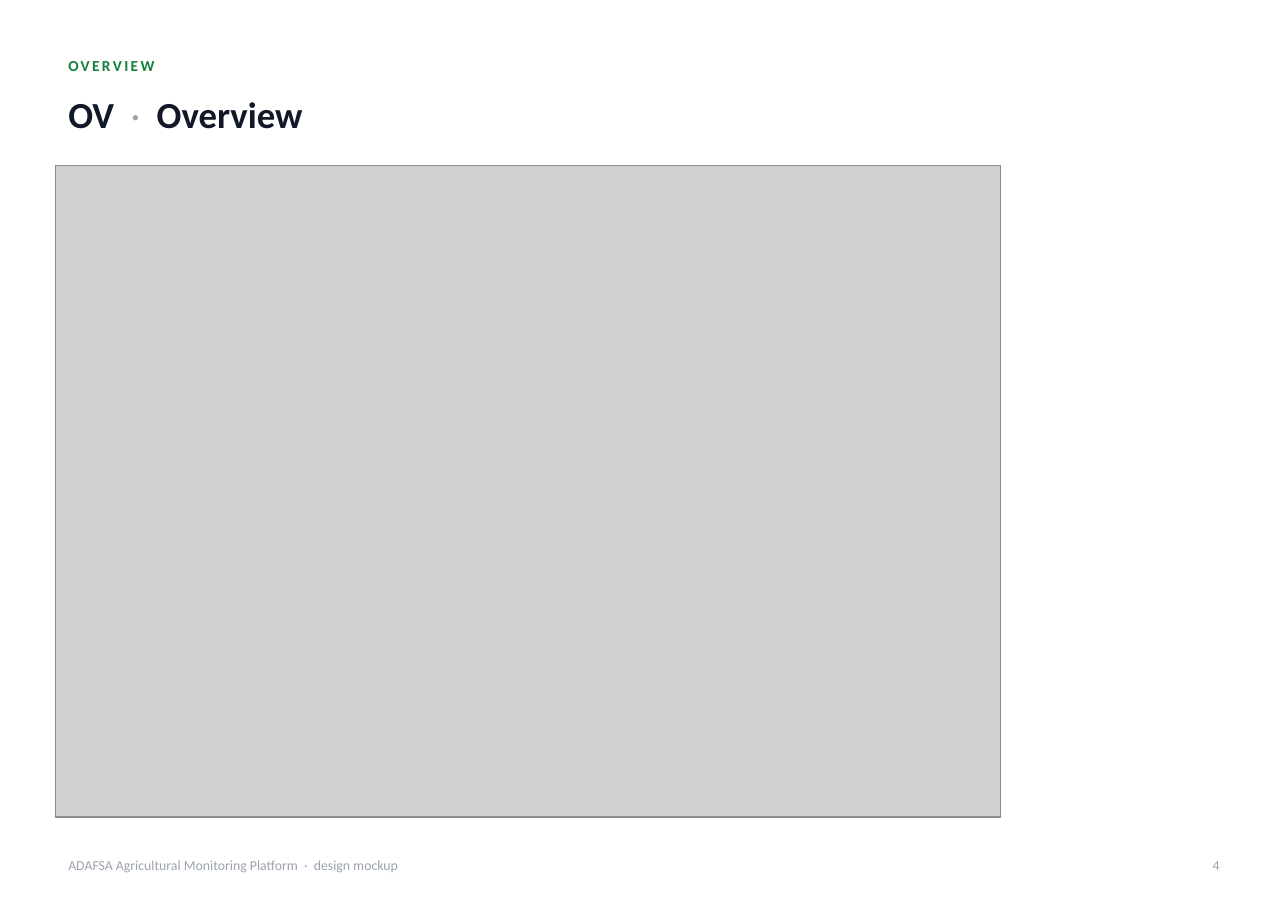
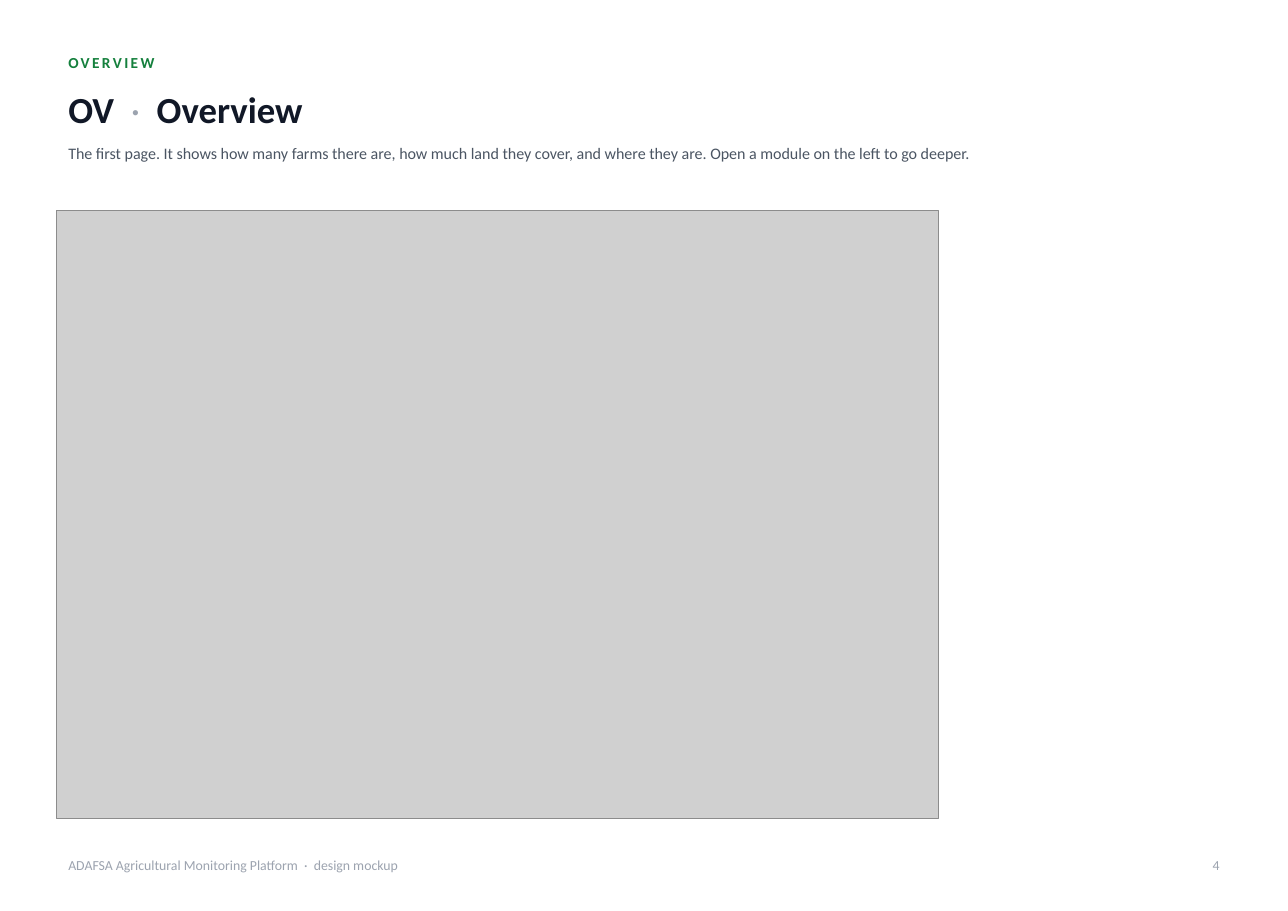
Before and after one commit to romainbigare/adafsa-mockup, a slide deck: slide 4 of docs/ADAFSA_Platform_Screens.pptx. Drawn at 1288x911 pixels with LibreOffice and Linux fonts; fonts in the diff are those of the drawing; grey boxes stand for pictures. Boxes give left, top, right and bottom in pixels: in the first picture for what was removed or moved away, otherwise in the second. Text is boxed around its words. In the diff, an @@ line names an element or a change of style, - is before the commit and + after.

```diff
--- a/docs/ADAFSA_Platform_Screens.pptx
+++ b/docs/ADAFSA_Platform_Screens.pptx
@@ text "OV · Overview": place and size @@
-text "OV · Overview" at (68, 102, 303, 129)
+text "OV · Overview" at (68, 97, 303, 124)
@@ text added at (68, 148, 970, 162), 10.5 pt, text #4B5563 @@
+The first page. It shows how many farms there are, how much land they cover, and where they are. Open a module on the left to go deeper.
@@ picture: place and size @@
-picture at (55, 165, 1000, 816)
+picture at (56, 210, 939, 819)
```
Also in this commit, not shown: 19 other slides changed, 3 other files.
